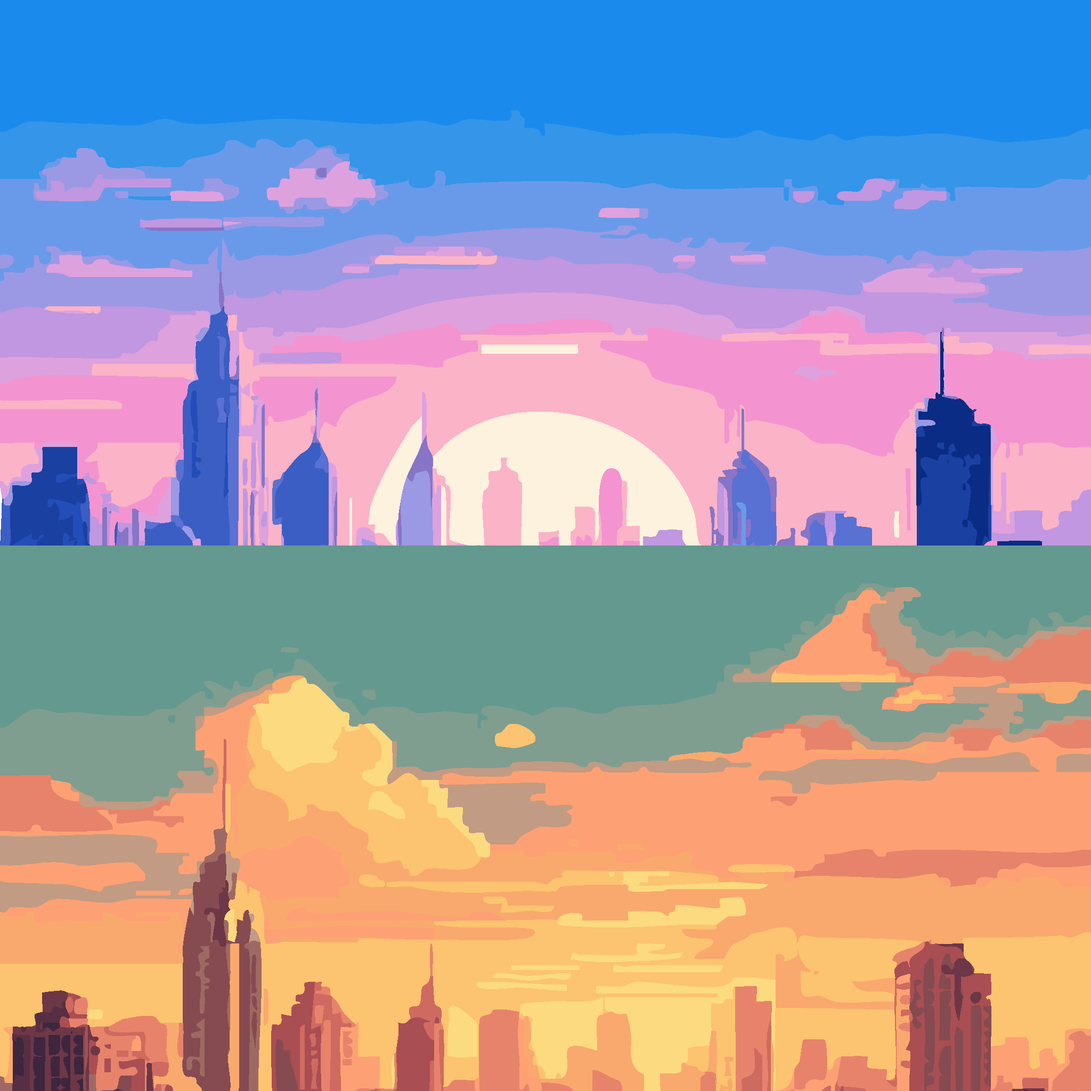
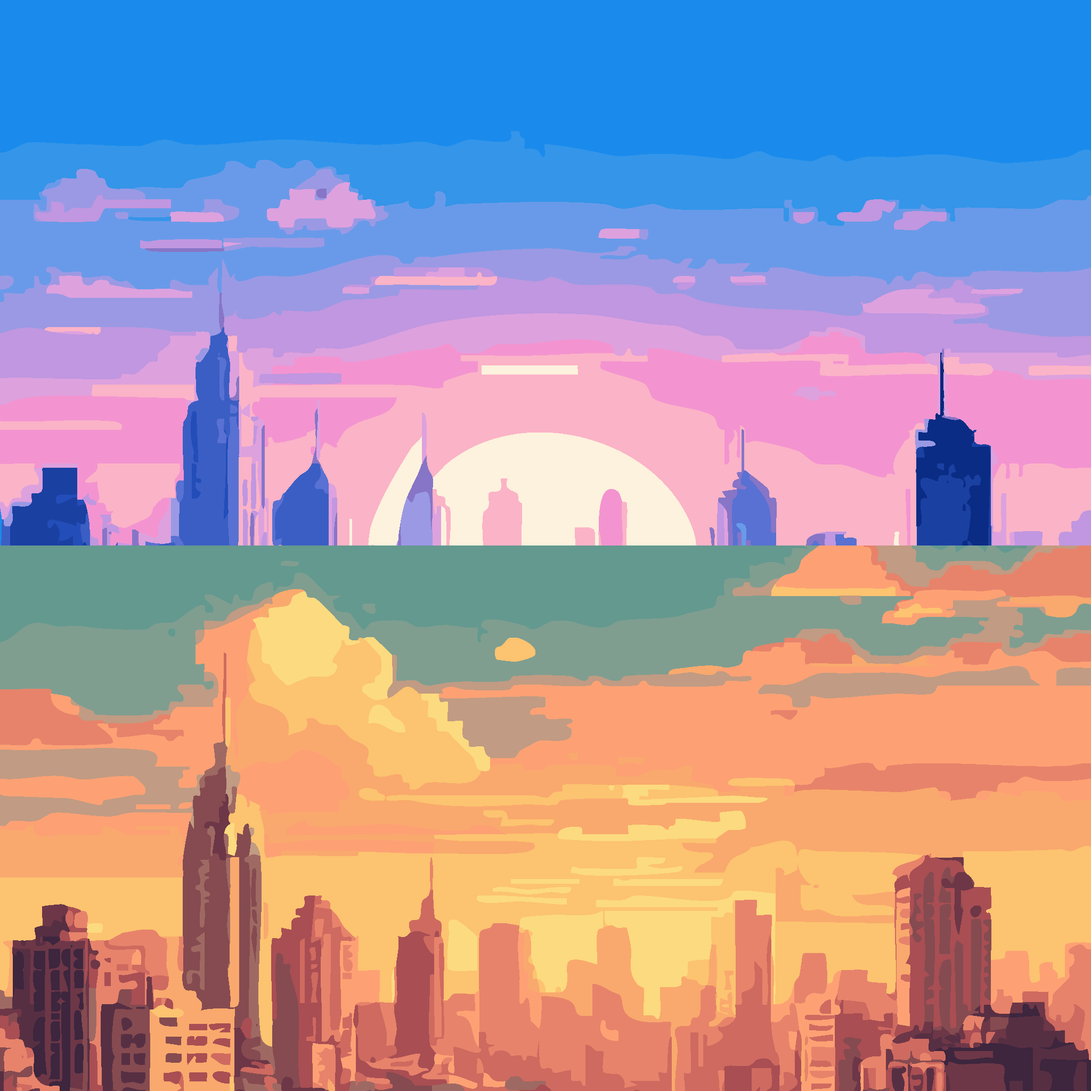
Revision of a layered 1091 × 1091 image; what changed, layer by layer:
painted on "벡터 고급 개체" (1st of 2) over (x1=0, y1=110, x2=1091, y2=546)
painted on "벡터 고급 개체" (2nd of 2) over (x1=0, y1=545, x2=1091, y2=1091)
painted on "배경" over (x1=0, y1=110, x2=1091, y2=1091)
